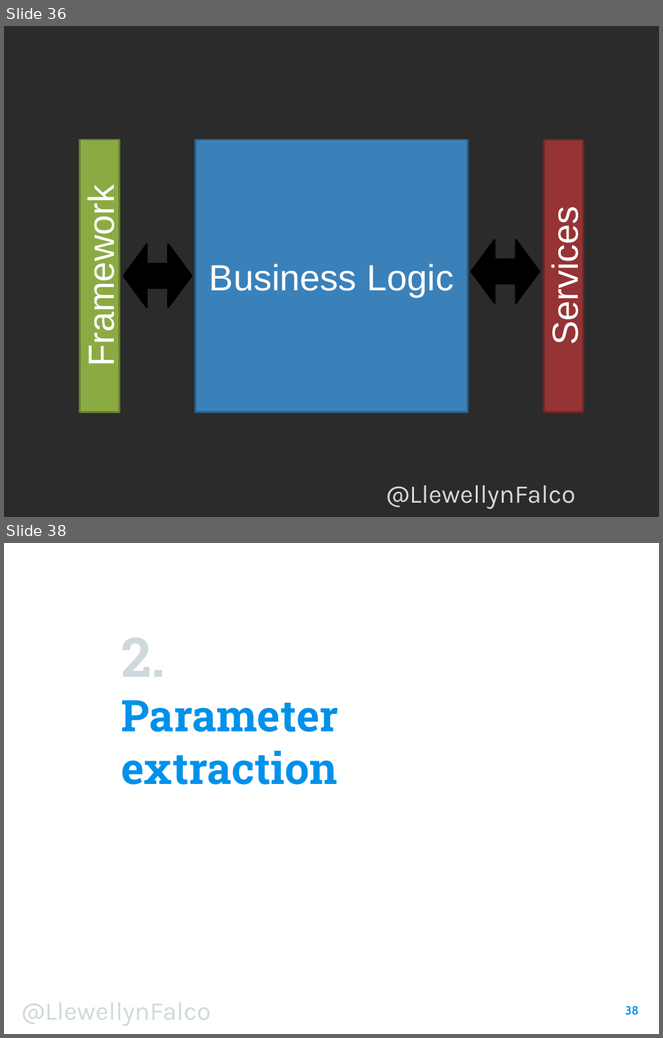
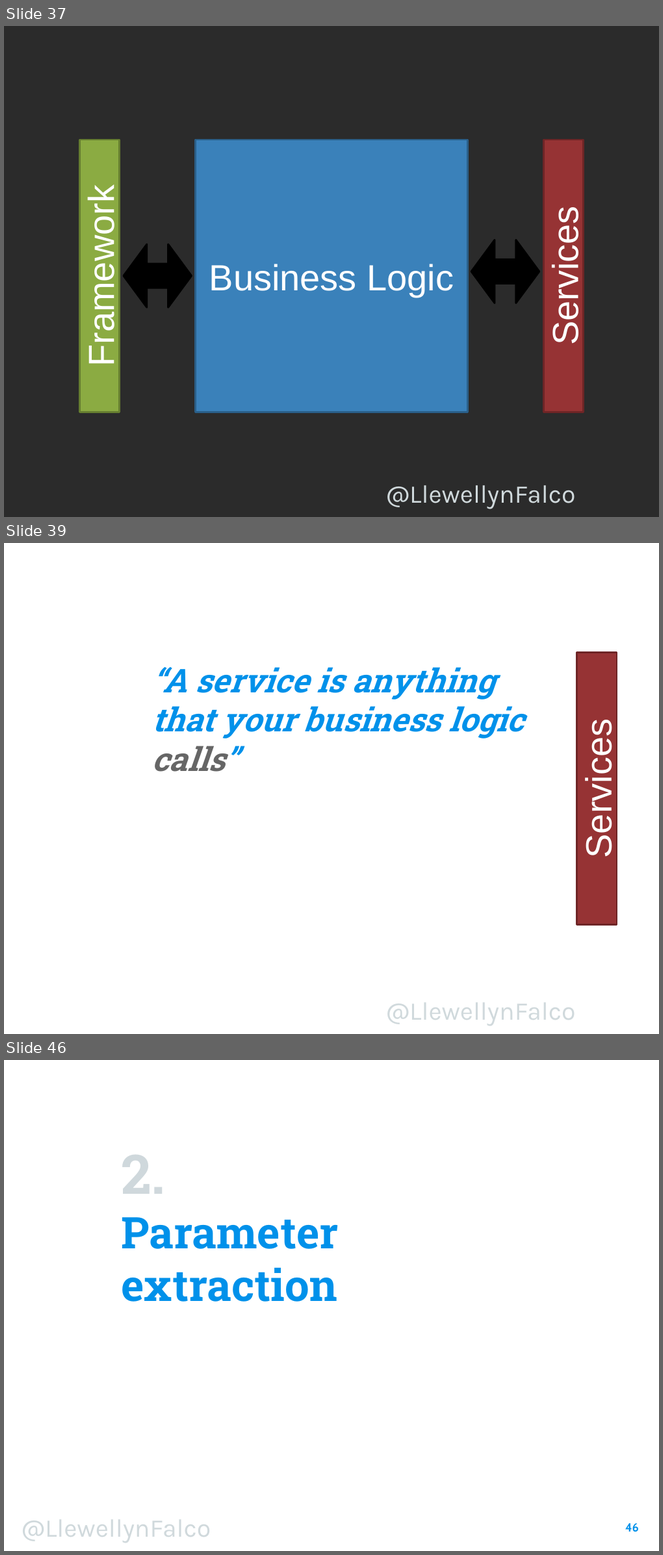
Before and after one commit to isidore/Talk-AvoidingLockIn, a slide deck: Avoiding Lock-In.pptx. Shown one above the other, each under a label of ours: slides 36 and 38 before the commit, slides 37, 39 and 46 after it; the slides between them are not shown. The pictures are 663x1038 and 663x1555 pixels, drawn with LibreOffice and Linux fonts; fonts in the diff are those of the drawing; background and template pictures are left out; a plain dark background stands for a picture behind light text. Boxes give left, top, right and bottom in pixels: in the first picture for what was removed or moved away, otherwise in the second. Text is boxed around its words. In the diff, an @@ line names an element or a change of style, - is before the commit and + after.

```diff
--- a/Avoiding Lock-In.pptx
+++ b/Avoiding Lock-In.pptx
@@ slide 39 added at [4, 543, 659, 1034], background picture (left out); not listed: 1 template element that a slide beside it also shows @@
@@ rectangle added at [577, 652, 617, 925], fill #963334, outline #6F2626 2 pt, 40 pt, text #FFFFFF @@
+Services
@@ text added at [152, 667, 524, 772], 36 pt, text #0091EA, bold, italic @@
+“A service is anything that your business logic calls”
@@ what was slide 36 is now slide 37 @@
@@ what was slide 38 is now slide 46 @@
@@ page number at [625, 1523, 639, 1533]: text changed @@
-38
+46
```
Also in this commit, not shown: 3 slides changed, 7 other slides added, 1 other file.
